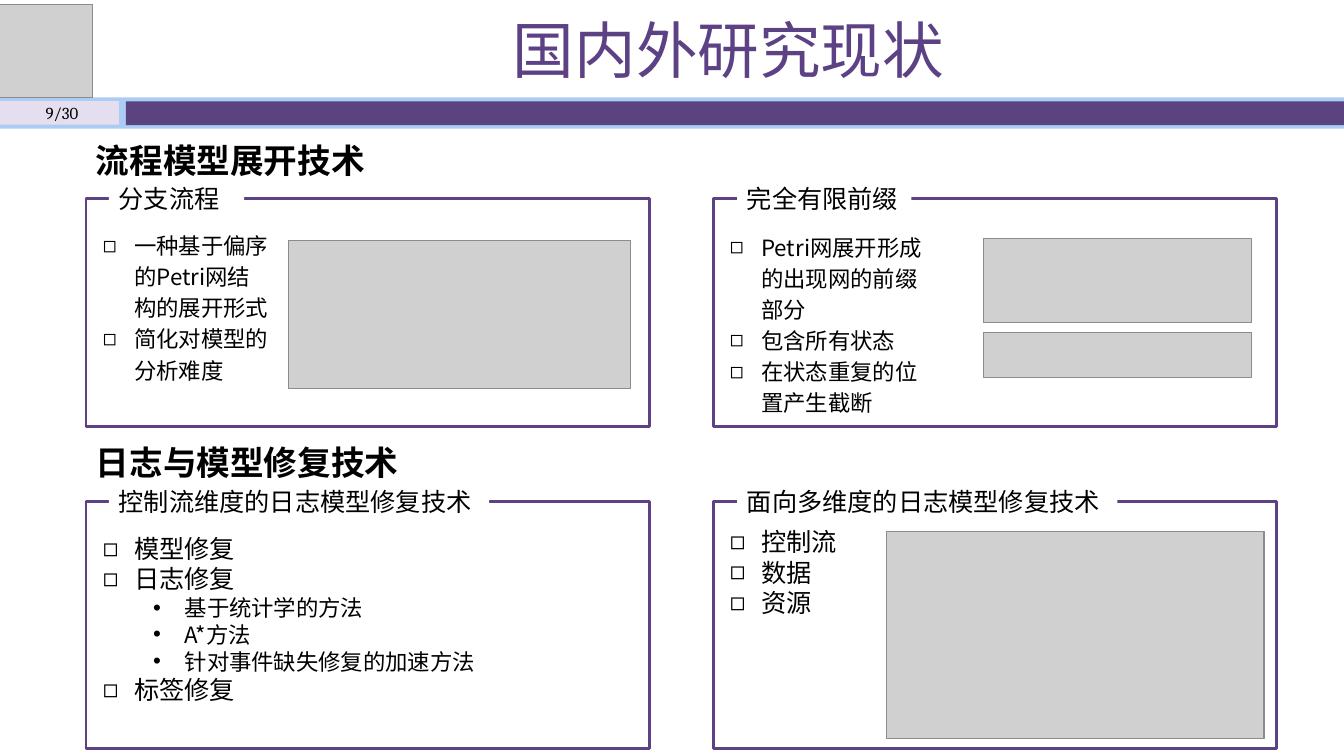
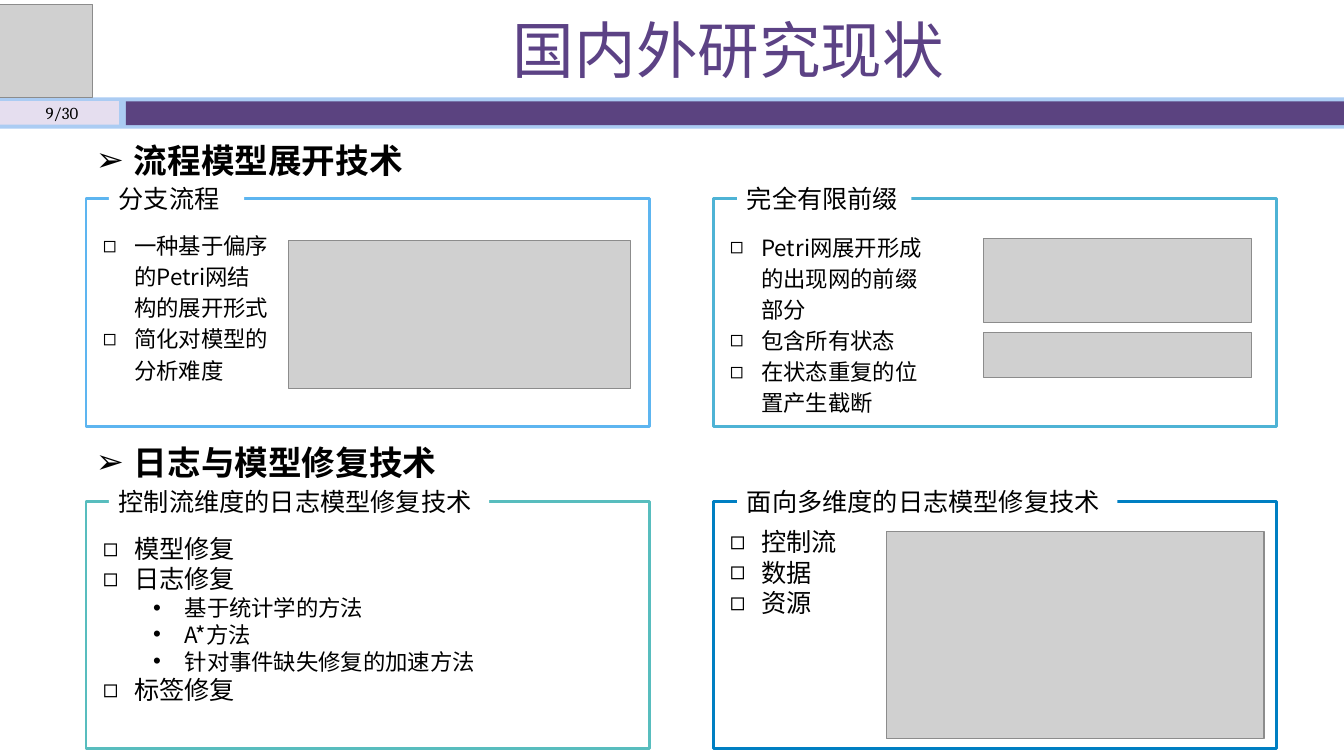
Before and after one commit to shawn47/0930, a slide deck: slide 9 of 开题答辩930.pptx. Drawn at 1344x756 pixels with LibreOffice and Linux fonts; fonts in the diff are those of the drawing; grey boxes stand for pictures. Boxes give left, top, right and bottom in pixels: in the first picture for what was removed or moved away, otherwise in the second. Text is boxed around its words. In the diff, an @@ line names an element or a change of style, - is before the commit and + after.

```diff
--- a/开题答辩930.pptx
+++ b/开题答辩930.pptx
@@ text "流程模型展开技术" at bbox=[134, 144, 403, 176]: bullet none to ➢ @@
@@ rectangle at bbox=[86, 199, 649, 426]: outline #5C4285 2 pt to #5DB5F0 2 pt @@
@@ rectangle at bbox=[714, 199, 1277, 426]: outline #5C4285 2 pt to #4EB3D5 2 pt @@
@@ text "日志与模型修复技术" at bbox=[134, 446, 436, 478]: bullet none to ➢ @@
@@ rectangle at bbox=[86, 501, 649, 748]: outline #5C4285 2 pt to #58BDBE 2 pt @@
@@ rectangle at bbox=[714, 501, 1277, 748]: outline #5C4285 2 pt to #007FC2 2 pt @@
```
Also in this commit, not shown: 21 other slides changed, 2 other files.
